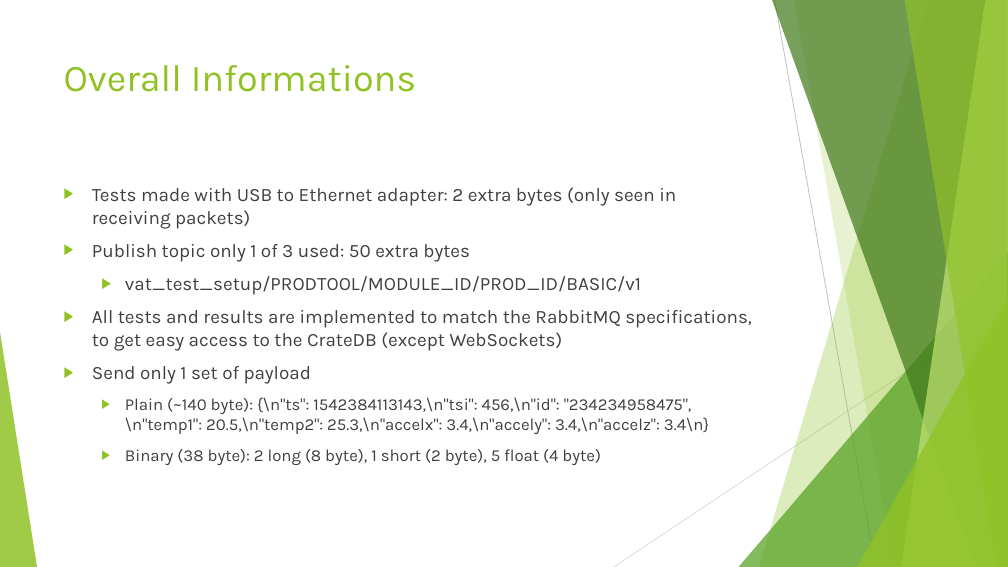
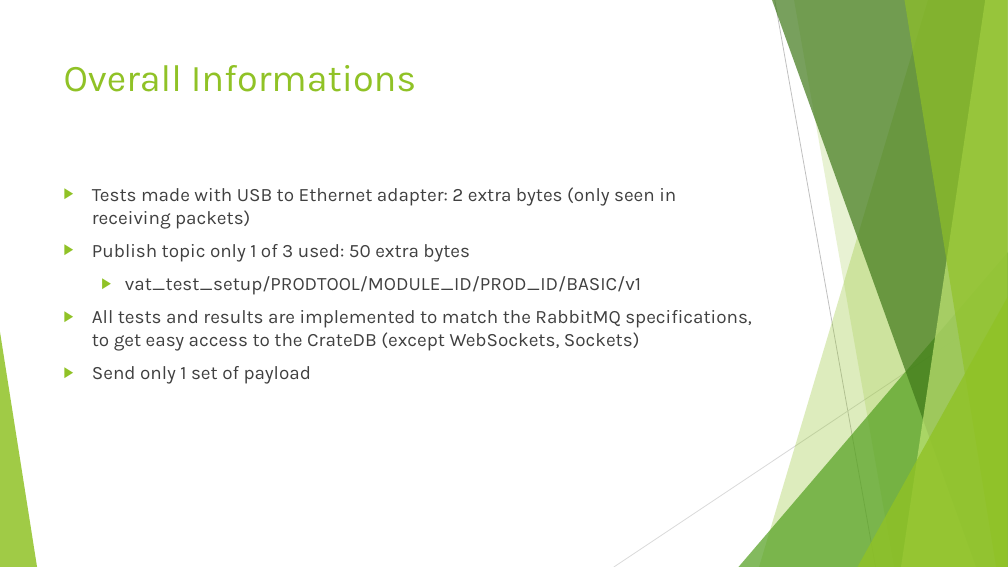
Before and after one commit to simonfink/ma, a slide deck: slide 2 of IoT_Protocols.pptx. Drawn at 1008x567 pixels with LibreOffice and Linux fonts; fonts in the diff are those of the drawing. Boxes give left, top, right and bottom in pixels: in the first picture for what was removed or moved away, otherwise in the second. Text is boxed around its words. In the diff, an @@ line names an element or a change of style, - is before the commit and + after.

```diff
--- a/IoT_Protocols.pptx
+++ b/IoT_Protocols.pptx
@@ text at (92,310,752,351): text changed @@
-▶ All tests and results are implemented to match the RabbitMQ specifications, to get easy access to the CrateDB (except WebSockets)
+▶ All tests and results are implemented to match the RabbitMQ specifications, to get easy access to the CrateDB (except WebSockets, Sockets)
@@ text at (125,397,709,465): paragraphs removed @@
-  ▶ Plain (~140 byte): {\n"ts": 1542384113143,\n"tsi": 456,\n"id": "234234958475",\n"temp1": 20.5,\n"temp2": 25.3,\n"accelx": 3.4,\n"accely": 3.4,\n"accelz": 3.4\n}
-  ▶ Binary (38 byte): 2 long (8 byte), 1 short (2 byte), 5 float (4 byte)
```
Also in this commit, not shown: 2 other slides changed, 3 slides added, 2 slides removed, 1 other file.
